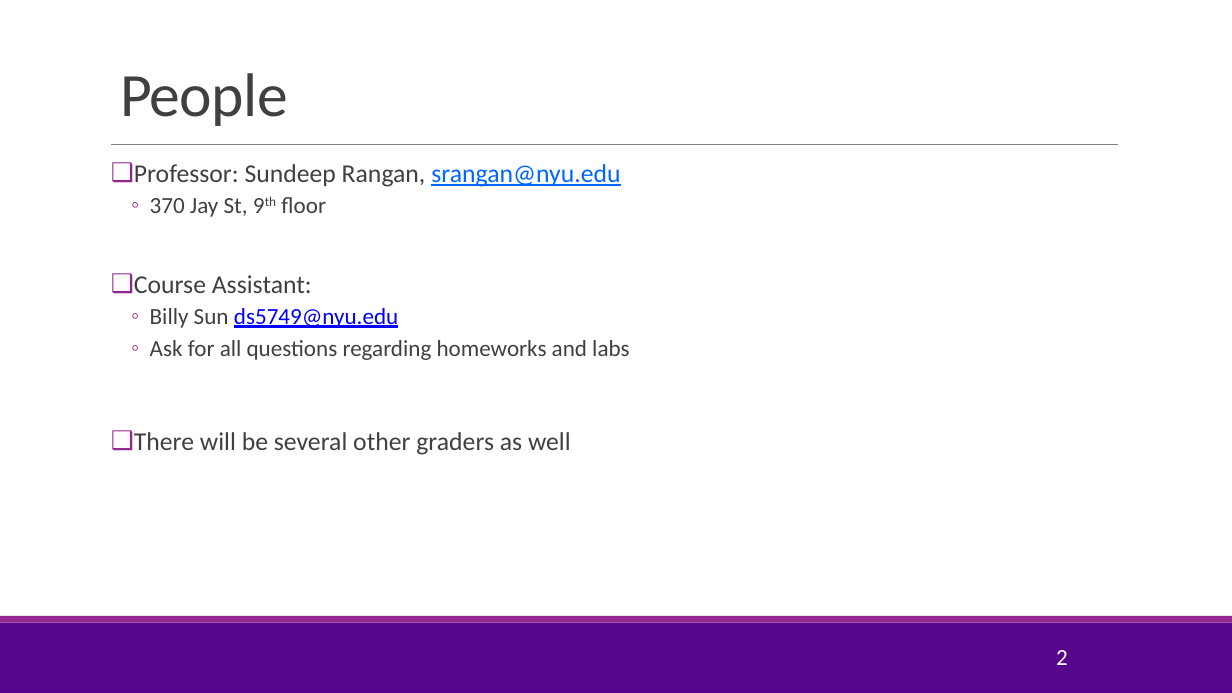
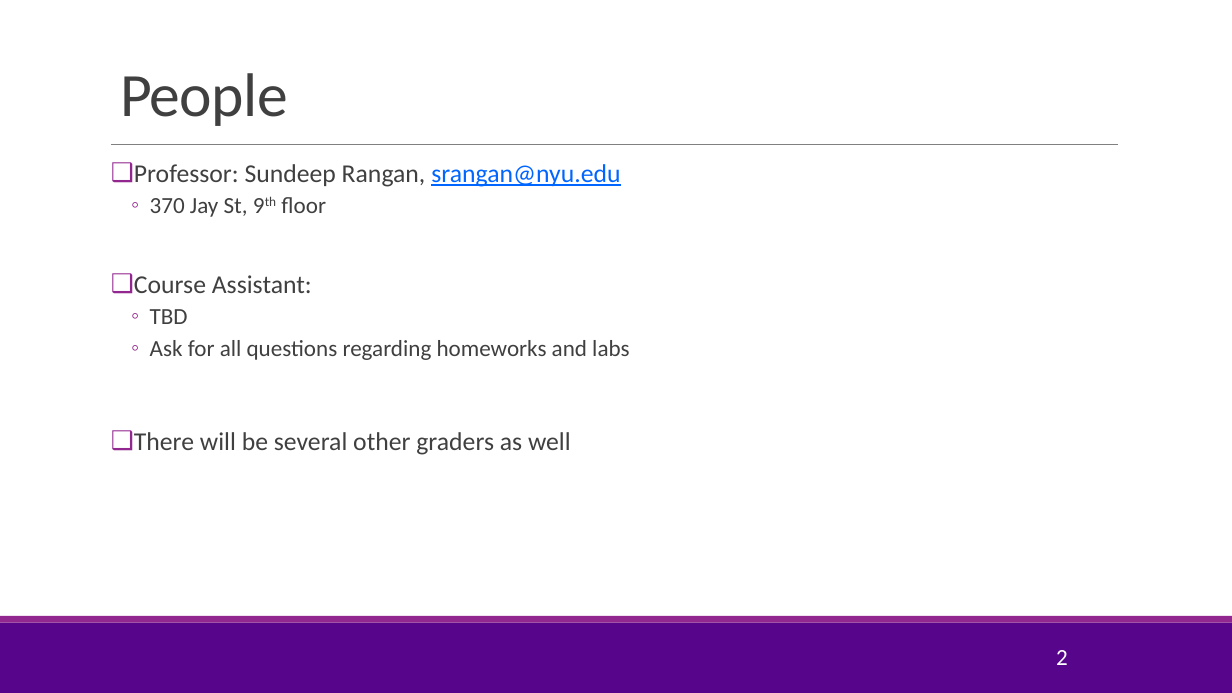
Before and after one commit to sdrangan/introml, a slide deck: slide 2 of lectures/CourseAdmin.pptx. Drawn at 1232x693 pixels with LibreOffice and Linux fonts; fonts in the diff are those of the drawing; background and template pictures are left out. Boxes give left, top, right and bottom in pixels: in the first picture for what was removed or moved away, otherwise in the second. Text is boxed around its words. In the diff, an @@ line names an element or a change of style, - is before the commit and + after.

```diff
--- a/lectures/CourseAdmin.pptx
+++ b/lectures/CourseAdmin.pptx
@@ text at (x1=150, y1=309, x2=188, y2=324): text changed; text colour #0000FF to #404040 @@
-  ◦ Billy Sun ds5749@nyu.edu
+  ◦ TBD
```
Also in this commit, not shown: 3 other slides changed, 2 slides added, 1 slide removed, 3 other files.
